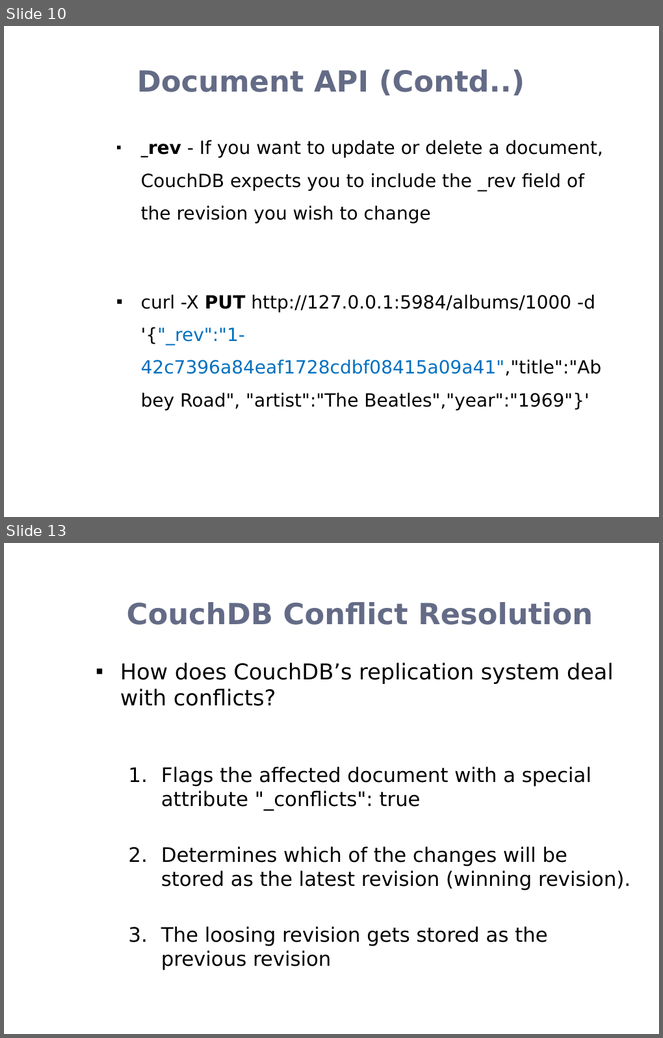
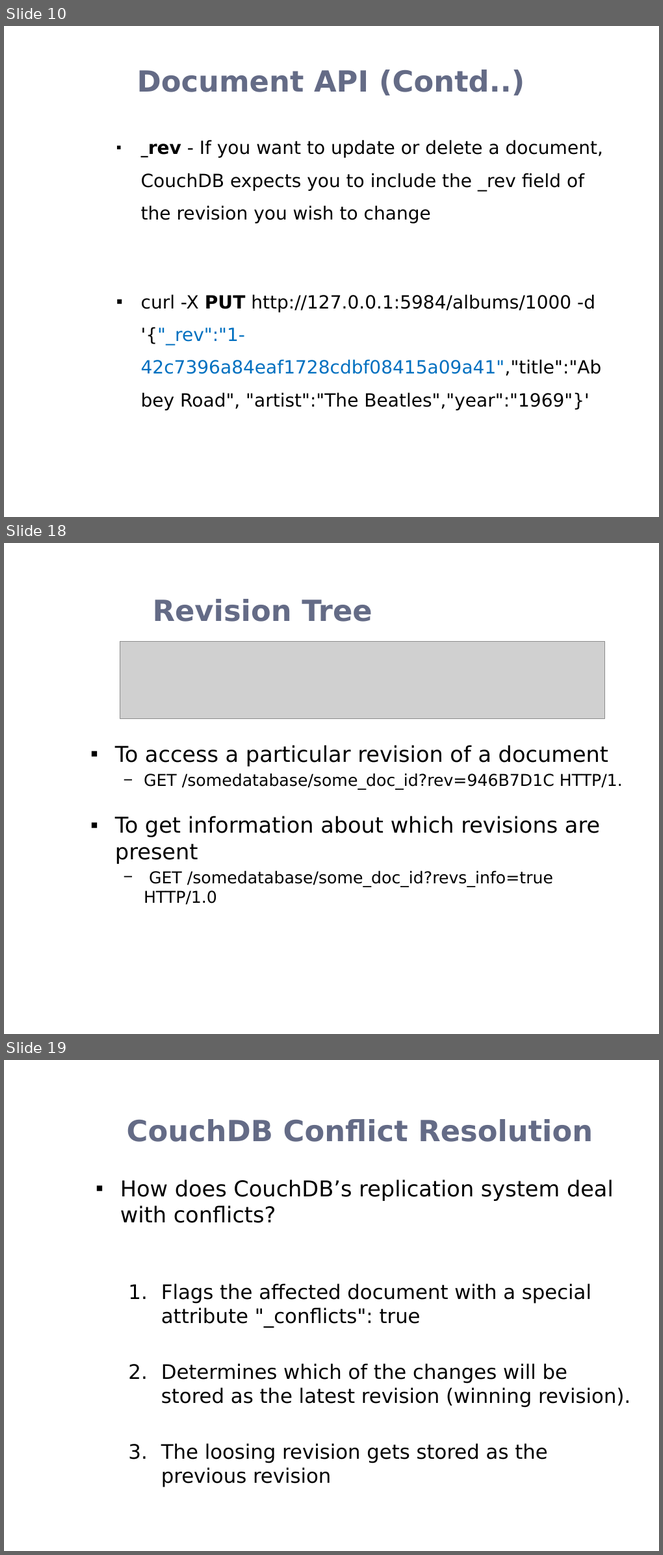
Before and after one commit to rohanz1993/Team_9_Heroku_Shopping_Cart_-_AWS_NoSQL_Service, a slide deck: Donita/CouchDB.pptx. Shown one above the other, each under a label of ours: slides 10 and 13 before the commit, slides 10, 18 and 19 after it; the slides between them are not shown. The pictures are 663x1038 and 663x1555 pixels, drawn with LibreOffice and Linux fonts; fonts in the diff are those of the drawing; grey boxes stand for pictures; background and template pictures are left out. Boxes give left, top, right and bottom in pixels: in the first picture for what was removed or moved away, otherwise in the second. Text is boxed around its words. In the diff, an @@ line names an element or a change of style, - is before the commit and + after.

```diff
--- a/Donita/CouchDB.pptx
+++ b/Donita/CouchDB.pptx
@@ slide 18 added at (4, 543, 659, 1034), background picture (left out) @@
@@ title added at (153, 599, 372, 622), 32 pt, text #646B86, bold @@
+Revision Tree
@@ picture added at (120, 641, 605, 719) @@
@@ text added at (115, 745, 623, 905), 18 pt, text #000000 @@
+▪ To access a particular revision of a document
+  − GET /somedatabase/some_doc_id?rev=946B7D1C HTTP/1.
+▪ To get information about which revisions are present
+  − GET /somedatabase/some_doc_id?revs_info=true HTTP/1.0
@@ what was slide 13 is now slide 19 @@
```
Also in this commit, not shown: 1 slide changed, 6 other slides added, 1 slide removed, 1 other file.
